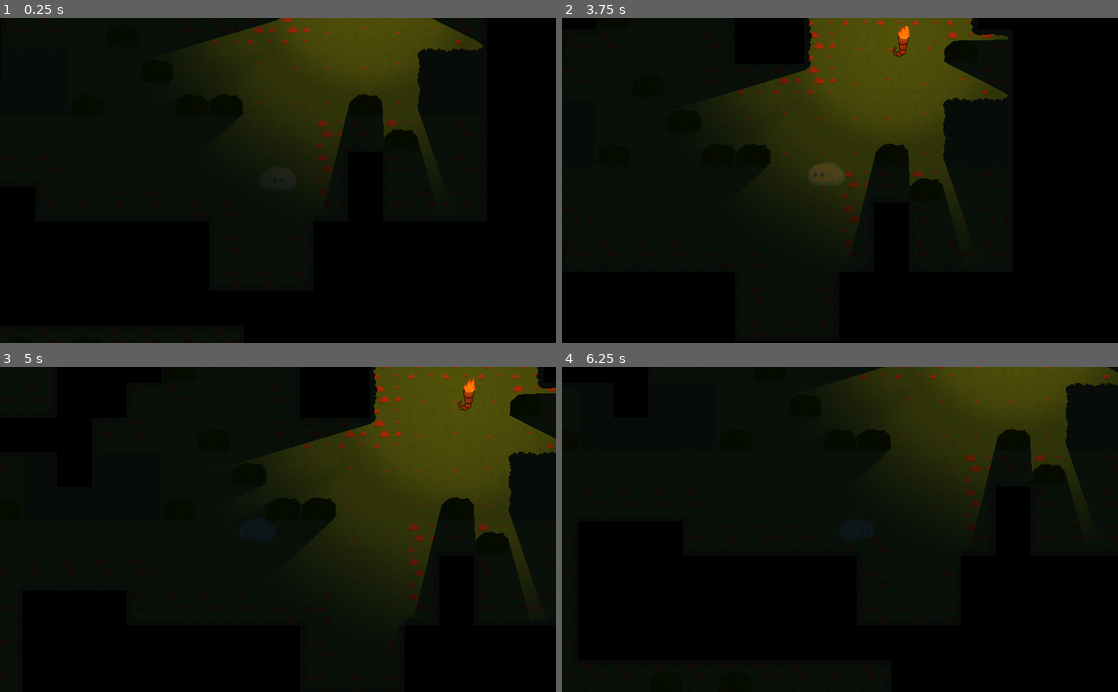
Above: before the commit, frames 1-4 (two rows, left to right).
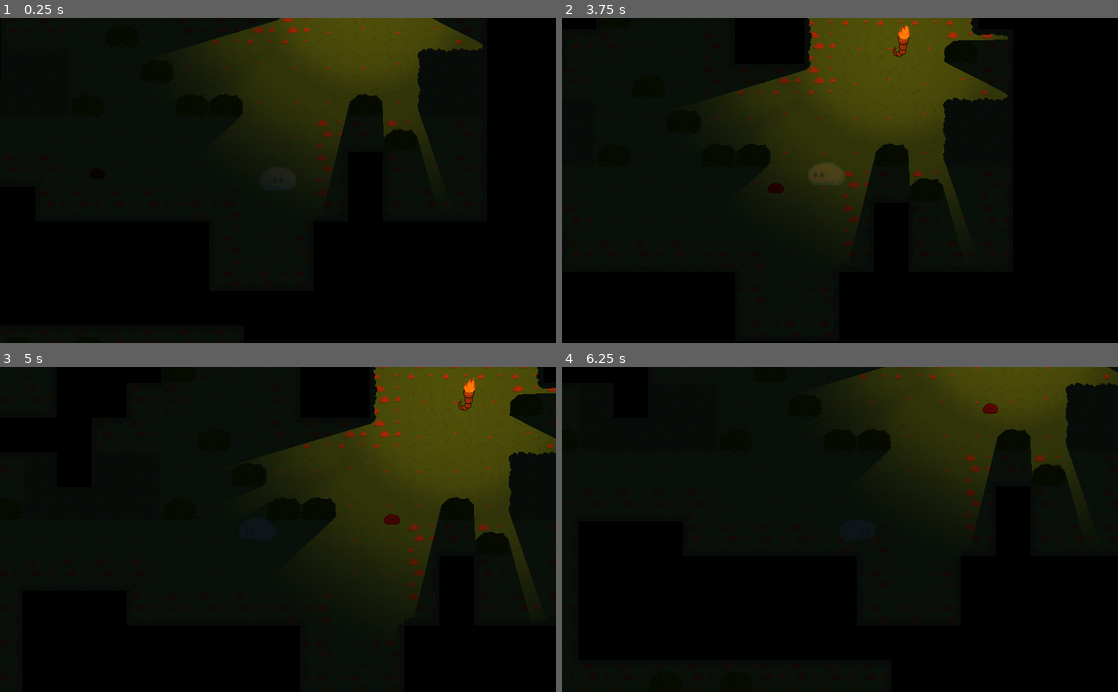
Above: after the commit, the same moments.

Repository: artis-krams/ggj21-lost-slime
Game: Godot game, scene res://Main2D.tscn
The game is run twice, just before and just after one commit, with the same random seed, the same clock (stepped at 60 frames per second) and the same inputs. Sound files missing from this copy of the repository are replaced by a short silence.
Inputs:
- Up to frame 1 (0.25 s): no input
- Up to frame 2 (3.75 s): hold Right (right) 0.53-1.28 s; hold S (down) 1.28-2.03 s; hold Right (right) 2.03-2.78 s; hold W (up) 2.78-3.53 s; hold A (left) from 3.53 s (still down)
- Up to frame 3 (5 s): keep holding A (left)
- Up to frame 4 (6.25 s): release A (left) at 5.03 s; hold S (down) 5.03-5.78 s; hold Right (right) from 5.78 s (still down)

The runs differ from the first frame. In frame 2, less than 0.1% of the frame differs, in the area x 37-40%, y 50-54%; in frame 3, less than 0.1%, in the area x 69-72%, y 45-49%; in frame 4, less than 0.1%.

Commit message:
mob navigation update

Diff:
--- a/Enemy.gd
+++ b/Enemy.gd
@@ -1,19 +1,30 @@
 extends KinematicBody2D
 
-var speed = 150
+var speed = 90
 var nav = null setget set_nav
 var path = []
 var targetPosition = Vector2()
+var route = Array()
+var currentRoutePointIndex = 1
 
 func set_nav(new_nav):
 	nav = new_nav
 	update_path()
 
+func setRoute(new_route):
+	route = new_route
+
 func update_path():
 	path = nav.get_simple_path(position, targetPosition, false)
-	print_debug(path.size())
-	if path.size() == 0:
-		queue_free()
+
+func nextTarget():
+	if(currentRoutePointIndex < route.size()):
+		currentRoutePointIndex += 1
+	else:
+		currentRoutePointIndex = 0
+	targetPosition = route[currentRoutePointIndex - 1].position
+	update_path()
+
 
 func _physics_process(delta):
 	if path.size() > 1:
@@ -23,4 +34,4 @@
 		else:
 			path.remove(0)
 	else:
-		queue_free()
+		nextTarget()
--- a/EnemyNavigation.gd
+++ b/EnemyNavigation.gd
@@ -1,5 +1,4 @@
 extends Navigation2D
-
 
 export(float) var character_speed = 100.0
 var path = []
@@ -9,11 +8,9 @@
 
 func _ready():
 	var routePoints = get_node("Level/RoutePoints").get_children()
-	var nav = get_closest_point(routePoints[0].position)
-	print_debug(nav)
 
 	var m = mob.instance()
 	add_child(m)
 	m.position = routePoints[0].position
-	m.targetPosition = routePoints[2].position
 	m.nav = self
+	m.setRoute(routePoints)
